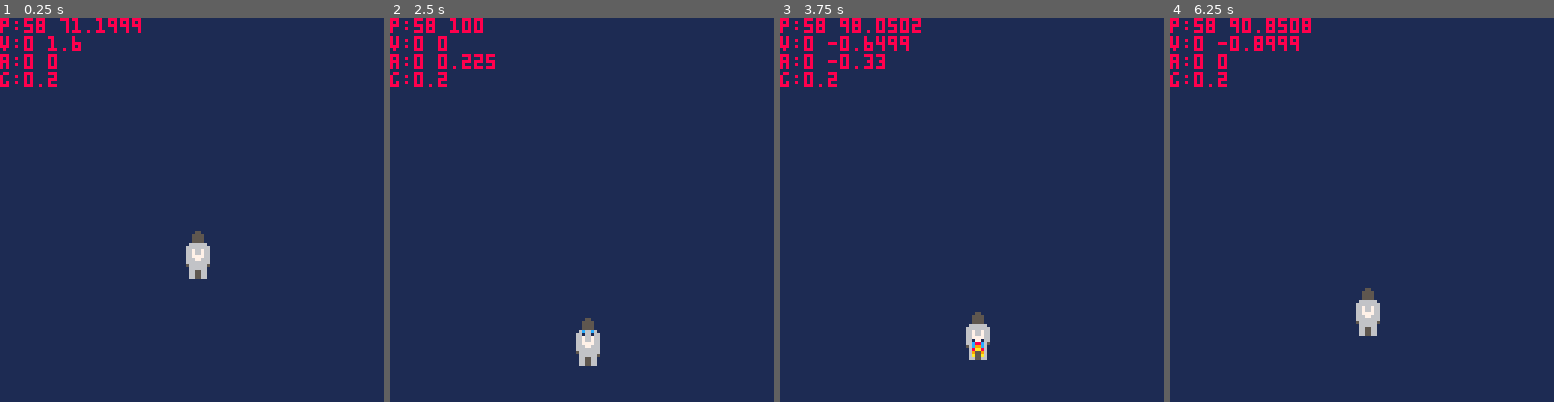
Above: before the commit, frames 1-4 (left to right).
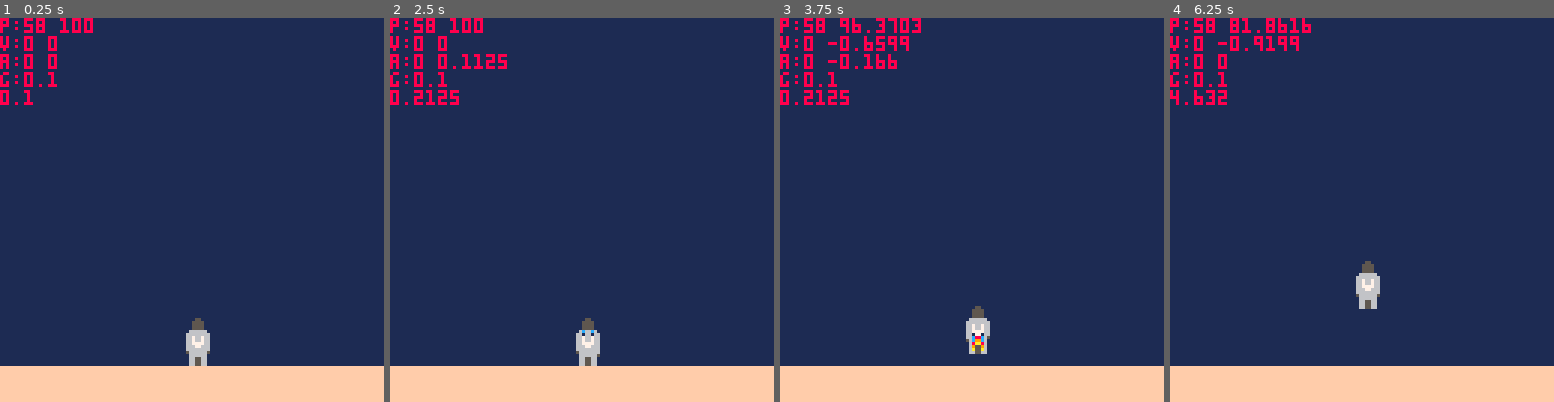
Above: after the commit, the same moments.

Repository: WhiskeyTuesday/pico-8-experiments
Game: PICO-8 cartridge rocketman/rocketmanv0.p8
Same seed, same stepped clock (60 frames per second), same inputs: the game is played once before the commit and once after it.
Inputs:
- Up to frame 1 (0.25 s): no input
- Up to frame 2 (2.5 s): hold Down from 2.42 s (still down)
- Up to frame 3 (3.75 s): release Down at 2.82 s; hold Up from 3.58 s (still down)
- Up to frame 4 (6.25 s): release Up at 4.08 s; hold Down 4.58-5.08 s; hold Up 5.85-6.18 s

The runs differ from the first frame. In frame 1, 11% of the frame differs, in the area x 0-100%, y 0-100%; in frame 2, 9.9%; in frame 3, 10%; in frame 4, 11%.

Commit message:
60fps, moon surface, comment lines, plans, landing velocity

Diff:
--- a/rocketman/rocketmanv0.p8
+++ b/rocketman/rocketmanv0.p8
@@ -1,43 +1,71 @@
 pico-8 cartridge // http://www.pico-8.com
 version 41
 __lua__
+--next things to try
+---add rotation
+---add thrust curves
+----for both nozzles
+---add actual game mechanics
+----imagine that!
+---draw the rocket blasts with
+----code rather than sprites
+----proportionally to thrust?
+---fuel limits?
+
 debug = true
 
-rot = 0
-spr0 = 1
+rot = 0 --rotation
+spr0 = 1 --sprite zero (first)
 
-pos = { 58, 64 }
-grv = { 0, 0.2 }
-acc = { 0, 0 }
-vel = { 0, 0 }
+pos = { 58, 100 } --position
+grv = { 0, 0.1 } --gravity
+acc = { 0, 0 } --acceleration
+vel = { 0, 0 } --velocity
 
-function _update()
+function _update60()
 	if btn(⬆️) then
-	 spr0=17
-	 acc[2] = -0.33
+	 spr0 = 17
+	 acc[2] = -0.166
 	 sfx(0)
 	elseif btn(⬇️) then
-	 spr0=33
-  acc[2] = 0.225
+	 spr0 = 33
+  acc[2] = 0.1125
 	 sfx(0)
 	else
 		acc[2] = 0
-	 spr0=1
+	 spr0 = 1
 	 sfx(-1)
 	end
 
+ --add rocket accel and
+ --gravity to velocity vector
  vel[2] = vel[2] + acc[2]
  vel[2] = vel[2] + grv[2]
+
+ --if headed downward and at
+ --floor level stop dead at
  if vel[2] > 0 then
   if pos[2] == 100 then
+   --record max landing speed
+   vl = max(vl, vel[2])
    vel[2] = 0
   end
  end
- pos[2] = min(pos[2] + vel[2], 100)
+ --don't go below the floor.
+ --runs on every downward
+ --update. if perf mattered
+ --more than tokens i would
+ --only do this between y=99
+ --and y=101 (or something)
+ pos[2] = min(
+  pos[2] + vel[2],
+  100
+ )
 end
 
 function _draw()
  cls(1)
+ rectfill(0, 116, 127, 127, 15)
  spr(spr0, pos[1], pos[2])
 	spr(spr0+1, pos[1]+8,pos[2])
 	spr(spr0+2, pos[1], pos[2]+8)
@@ -46,11 +74,12 @@
  if debug then
   print(
    "p:"..pos[1].." "..pos[2],
-   0, 0, 8
+   0, 0, 8 -- makes prints red
   )
   print("v:"..vel[1].." "..vel[2])
   print("a:"..acc[1].." "..acc[2])
   print("g:"..grv[2])
+  print(vl)
  end
 end
 __gfx__
